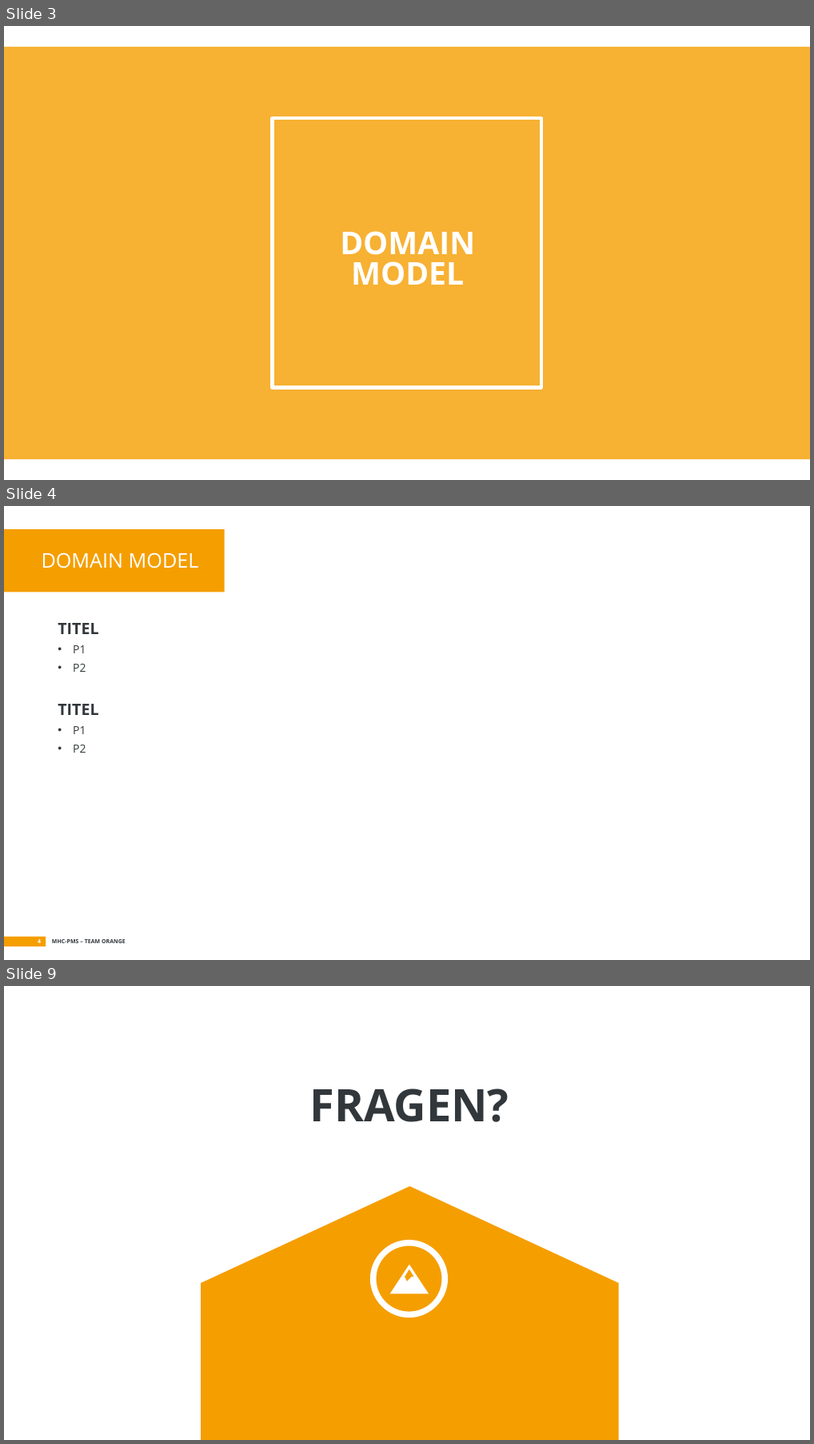
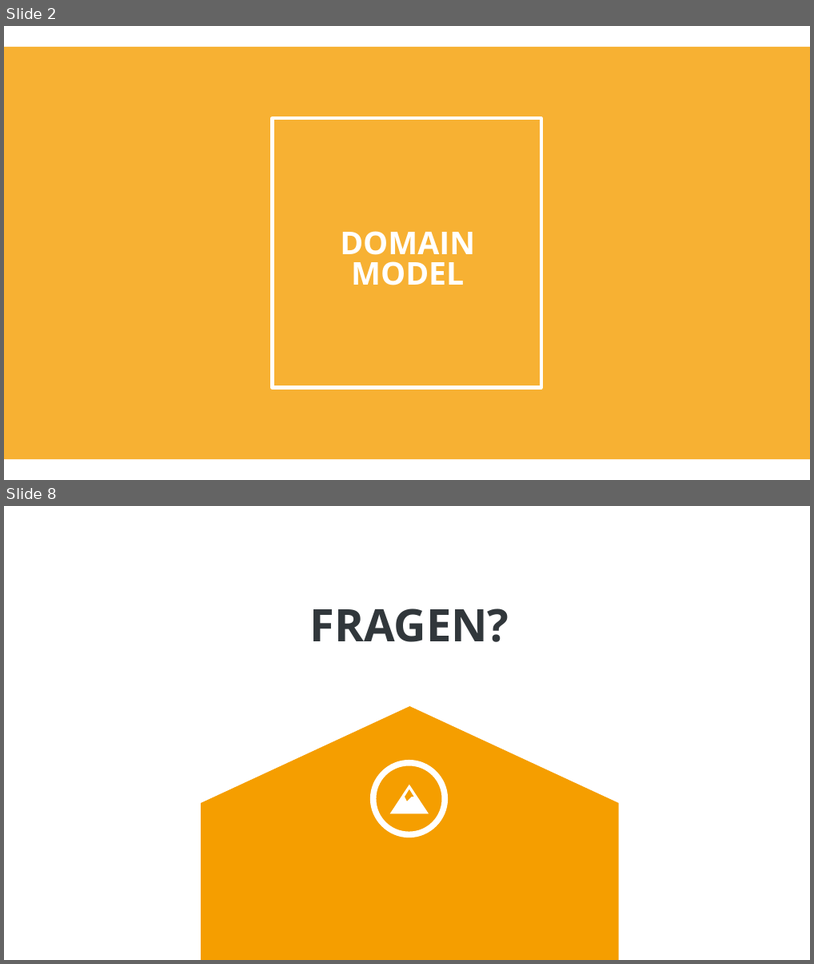
Before and after one commit to soed2020-teamorange/ch.bfh.bti7081.s2020.orange, a slide deck: doc/tasks/task_04/task04.pptx. Shown one above the other, each under a label of ours: slides 3, 4 and 9 before the commit, slides 2 and 8 after it; the slides between them are not shown. The pictures are 814x1444 and 814x964 pixels, drawn with LibreOffice and Linux fonts; fonts in the diff are those of the drawing. Boxes give left, top, right and bottom in pixels: in the first picture for what was removed or moved away, otherwise in the second. Text is boxed around its words. In the diff, an @@ line names an element or a change of style, - is before the commit and + after.

```diff
--- a/doc/tasks/task_04/task04.pptx
+++ b/doc/tasks/task_04/task04.pptx
@@ slide 4 removed at [4,506,810,960], background #FFFFFF; not listed: 4 template elements that a slide beside it also shows @@
@@ title removed at [42,552,199,568] @@
-DOMAIN MODEL
@@ text removed at [58,623,98,752] @@
-TITEL
-• P1
-• P2
-TITEL
-• P1
-• P2
@@ what was slide 3 is now slide 2 @@
@@ what was slide 9 is now slide 8 @@
```
Also in this commit, not shown: 1 slide changed, 5 slides added, 5 other slides removed, 8 other files.
